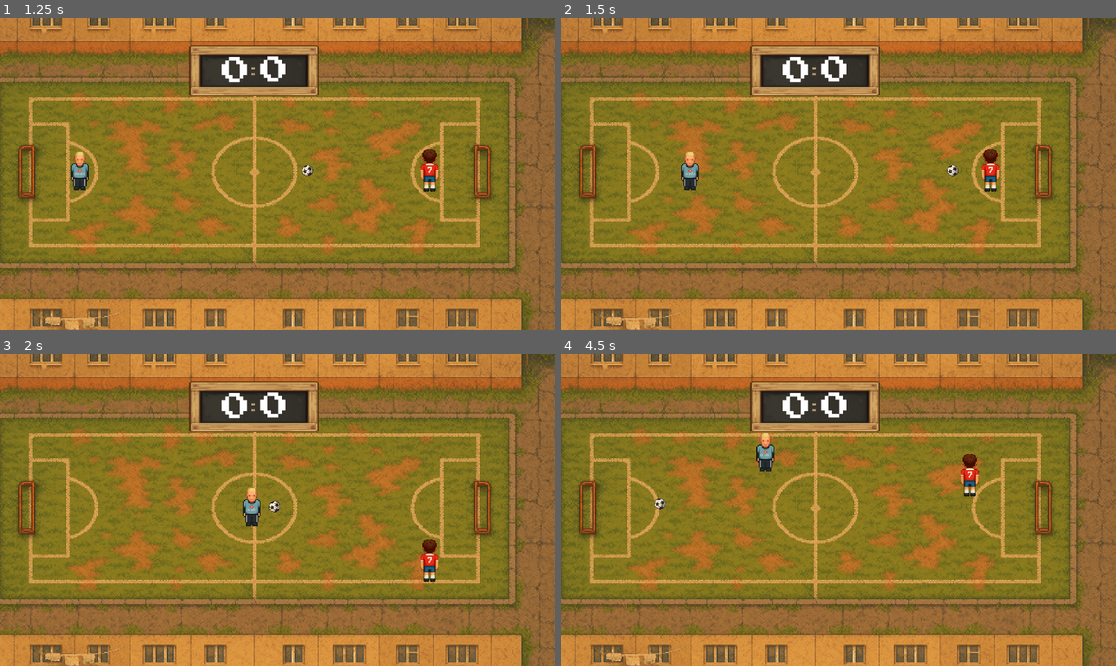
Above: before the commit, frames 1-4 (two rows, left to right).
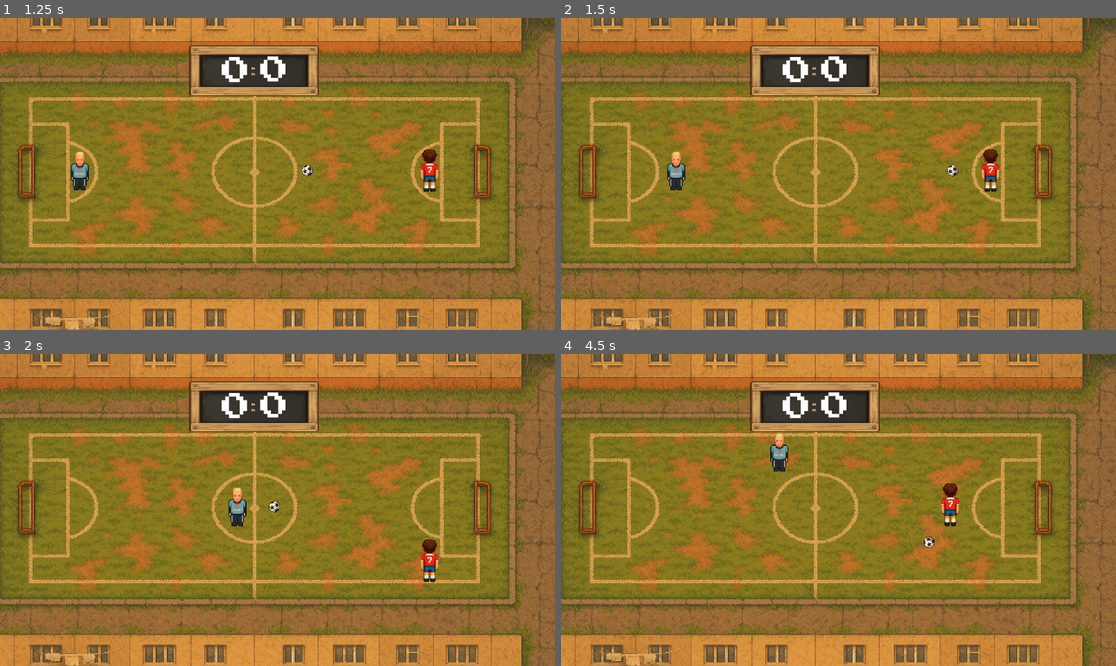
Above: after the commit, the same moments.

Repository: supervi5w4/footballpong
Game: Godot game, scene res://scenes/menu.tscn
The game is run twice, just before and just after one commit, with the same random seed, the same clock (stepped at 60 frames per second) and the same inputs.
Inputs:
- Up to frame 1 (1.25 s): click "Играть" at 0.5 s
- Up to frame 2 (1.5 s): hold Right (ui_right) from 1.28 s (still down)
- Up to frame 3 (2 s): keep holding Right (ui_right)
- Up to frame 4 (4.5 s): release Right (ui_right) at 2.03 s; hold Down (ui_down) 2.03-2.78 s; hold Right (ui_right) 2.78-3.53 s; hold Up (ui_up) 3.53-4.28 s; hold Left (ui_left) from 4.28 s (still down)

Frame 1 is identical in both runs. In frame 2, 0.6% of the frame differs, in the area x 19-25%, y 42-56%; in frame 3, 0.6%; in frame 4, 1.4%, in the area x 16-76%, y 25-63%.

Commit message:
Add files via upload

Diff:
--- a/scenes/player_paddle.gd
+++ b/scenes/player_paddle.gd
@@ -1,20 +1,25 @@
 # ------------------------------------------------------------
-# PlayerPaddle.gd – игрок-ракетка (Godot 4.4.1 | GDScript 2.0)
+# PlayerPaddle.gd — игрок-ракетка (Godot 4.4.1 | GDScript 2.0)
 # Ограничения по X:
-#   • Слева: фиксированный отступ LEFT_MARGIN_PX (по умолчанию 200 px)
-#   • Справа: центр экрана минус center_bias_px (чуть не доходим до центра)
+#  • Слева: фиксированный отступ LEFT_MARGIN_PX
+#  • Справа: центр экрана минус center_bias_px (если use_center_as_right_limit == true)
+# Управление: действия ui_left/right/up/down (Input Map)
 # ------------------------------------------------------------
 extends CharacterBody2D
 class_name PlayerPaddle
 
-const MOVE_SPEED: float = 850.0
+const Utils: Script = preload("res://scripts/utils.gd")
+
+# --- Параметры движения ---
+@export_range(100.0, 3000.0, 10.0) var MOVE_SPEED: float = 850.0
+@export_range(0.0, 1.0, 0.01) var accel: float = 0.22        # 0 — мгновенно, 1 — очень плавно
 
 # --- Горизонтальные ограничения ---
-@export var LEFT_MARGIN_PX: int = 200
+@export_range(0, 1000, 1) var LEFT_MARGIN_PX: int = 200
 @export var use_center_as_right_limit: bool = true
-@export var center_bias_px: int = 50   # на сколько пикселей левее центра ограничивать
+@export_range(0, 600, 1) var center_bias_px: int = 50         # на сколько пикселей левее центра ограничивать
 
-# Если знаешь точный полуразмер спрайта/коллайдера — задай здесь.
+# Если знаешь точный полуразмер спрайта/коллайдера — задай здесь
 @export var half_size_override: Vector2 = Vector2.ZERO
 
 var start_pos: Vector2 = Vector2.ZERO
@@ -27,7 +32,7 @@
 	velocity = Vector2.ZERO
 
 func _physics_process(_delta: float) -> void:
-	# Управление клавишами
+	# --- Ввод: WASD/стрелки через Input Map ---
 	var dir := Vector2(
 		Input.get_action_strength("ui_right") - Input.get_action_strength("ui_left"),
 		Input.get_action_strength("ui_down")  - Input.get_action_strength("ui_up")
@@ -35,35 +40,50 @@
 	if dir.length() > 1.0:
 		dir = dir.normalized()
 
-	velocity = dir * MOVE_SPEED
-	move_and_slide()  # потом зажимаем X в допустимый диапазон
+	# --- Плавное изменение скорости (немного "живее") ---
+	var target_vel := dir * MOVE_SPEED
+	velocity = velocity.lerp(target_vel, accel)
 
+	# Движемся, затем: обработка коллизий и зажим X
+	move_and_slide()
+	_handle_ball_collisions()
 	_clamp_x()
 
 # ----------------- ВСПОМОГАТЕЛЬНОЕ -----------------
 
 func _clamp_x() -> void:
-	var vp: Rect2 = get_viewport_rect()  # у CanvasItem; даёт прямоугольник вьюпорта
-	var half := _resolve_half_size()
+	var vp: Rect2 = get_viewport_rect()
+	var half: Vector2 = _resolve_half_size()
 
-	var min_x := vp.position.x + float(LEFT_MARGIN_PX) + half.x
+	var min_x: float = vp.position.x + float(LEFT_MARGIN_PX) + half.x
 
-	var right_limit := vp.position.x + vp.size.x
+	var right_limit: float = vp.position.x + vp.size.x
 	if use_center_as_right_limit:
 		right_limit = vp.position.x + vp.size.x * 0.5 - float(center_bias_px)
 
-	var max_x := right_limit - half.x
+	var max_x: float = right_limit - half.x
 
-	# Подстраховка: если окно очень узкое и границы пересеклись
+	# Подстраховка: если окно узкое и границы пересеклись
 	if min_x > max_x:
 		max_x = min_x
 
 	global_position.x = clamp(global_position.x, min_x, max_x)
 
+func _handle_ball_collisions() -> void:
+	# В CharacterBody2D коллизии доступны после move_and_slide()
+	for i in range(get_slide_collision_count()):
+		var col: KinematicCollision2D = get_slide_collision(i)
+		var rb := col.get_collider() as RigidBody2D
+		if rb and rb.is_in_group("ball"):
+			var info: Dictionary = Utils.reflect(rb.linear_velocity, col.get_normal(), velocity, 1.07)
+			rb.linear_velocity  = info["vel"]
+			rb.angular_velocity = info["spin"]
+
 func _resolve_half_size() -> Vector2:
 	# 1) Явное значение
 	if half_size_override != Vector2.ZERO:
 		return half_size_override
+
 	# 2) Из коллайдера
 	var cs := get_node_or_null("CollisionShape2D") as CollisionShape2D
 	if cs and cs.shape:
@@ -75,5 +95,6 @@
 		if cs.shape is CircleShape2D:
 			var c := cs.shape as CircleShape2D
 			return Vector2(c.radius, c.radius)
+
 	# 3) Дефолт
 	return Vector2(16, 16)
